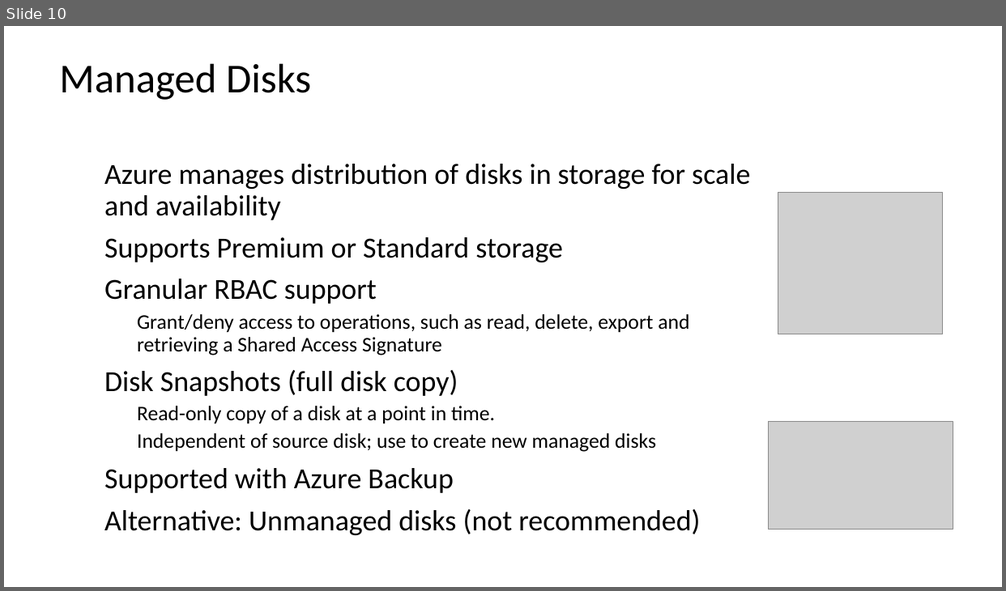
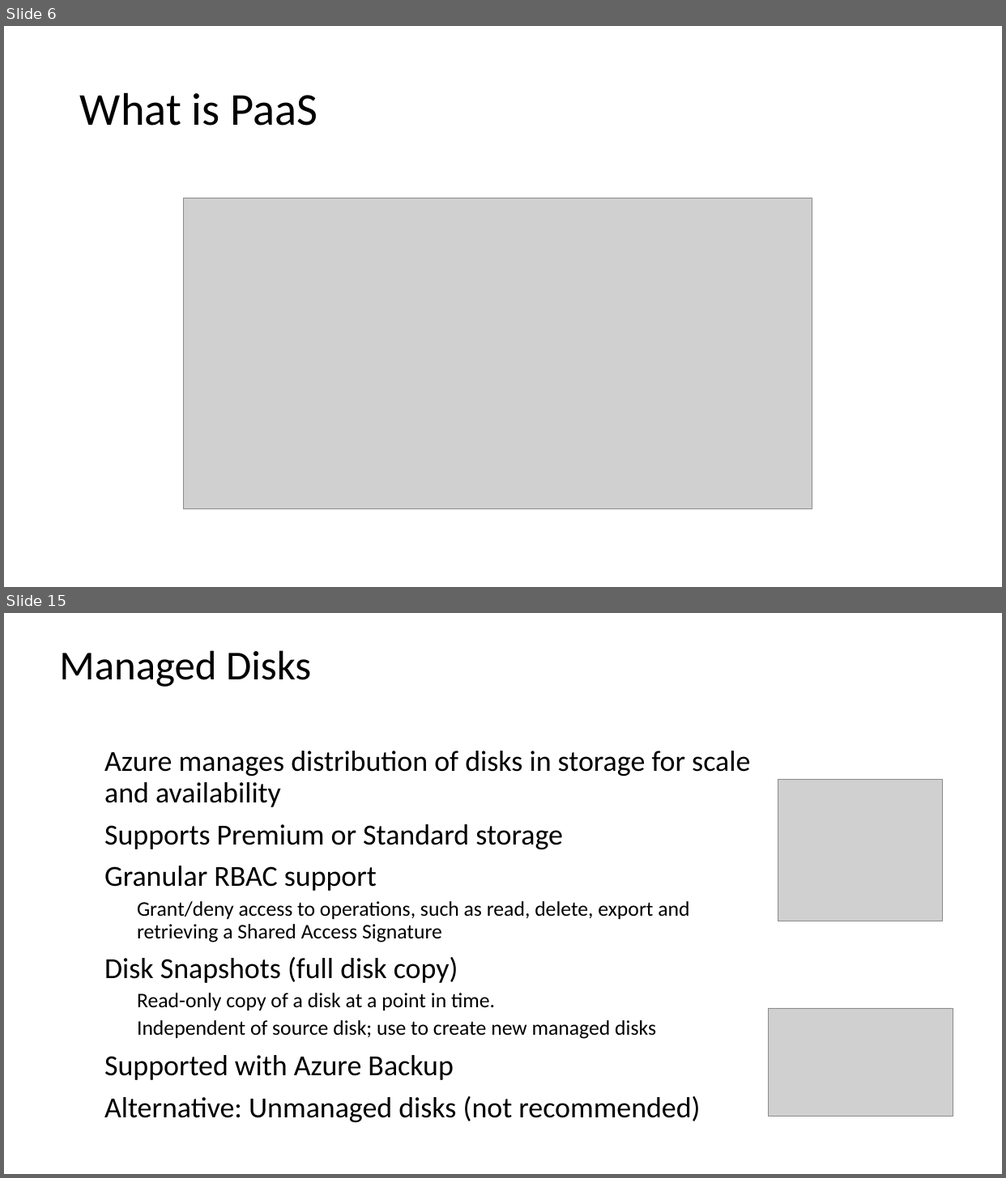
Before and after one commit to warrendt/cloudfridays, a slide deck: content/Azure Fundamentals/1. Understand cloud concepts/2. The differences between Iaas, Paas and Saas.pptx. Shown one above the other, each under a label of ours: slide 10 before the commit, slides 6 and 15 after it; the slides between them are not shown. The pictures are 1006x591 and 1006x1178 pixels, drawn with LibreOffice and Linux fonts; fonts in the diff are those of the drawing; grey boxes stand for pictures; background and template pictures are left out. Boxes give left, top, right and bottom in pixels: in the first picture for what was removed or moved away, otherwise in the second. Text is boxed around its words. In the diff, an @@ line names an element or a change of style, - is before the commit and + after.

```diff
--- a/content/Azure Fundamentals/1. Understand cloud concepts/2. The differences between Iaas, Paas and Saas.pptx
+++ b/content/Azure Fundamentals/1. Understand cloud concepts/2. The differences between Iaas, Paas and Saas.pptx
@@ slide 6 added at bbox=[4, 26, 1002, 587], background #FFFFFF @@
@@ title added at bbox=[80, 92, 318, 126], 44 pt, text #000000 @@
+What is PaaS
@@ picture added at bbox=[184, 199, 812, 510] @@
@@ what was slide 10 is now slide 15 @@
```
Also in this commit, not shown: 13 slides changed, 6 other slides added, 2 slides removed.
